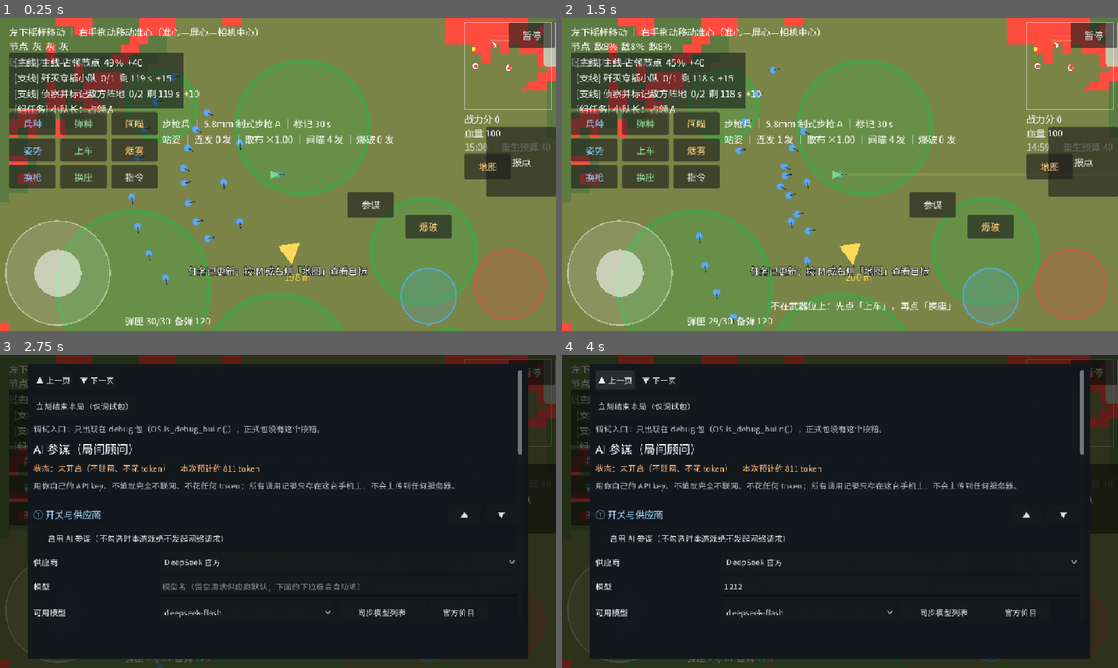
Above: before the commit, frames 1-4 (two rows, left to right).
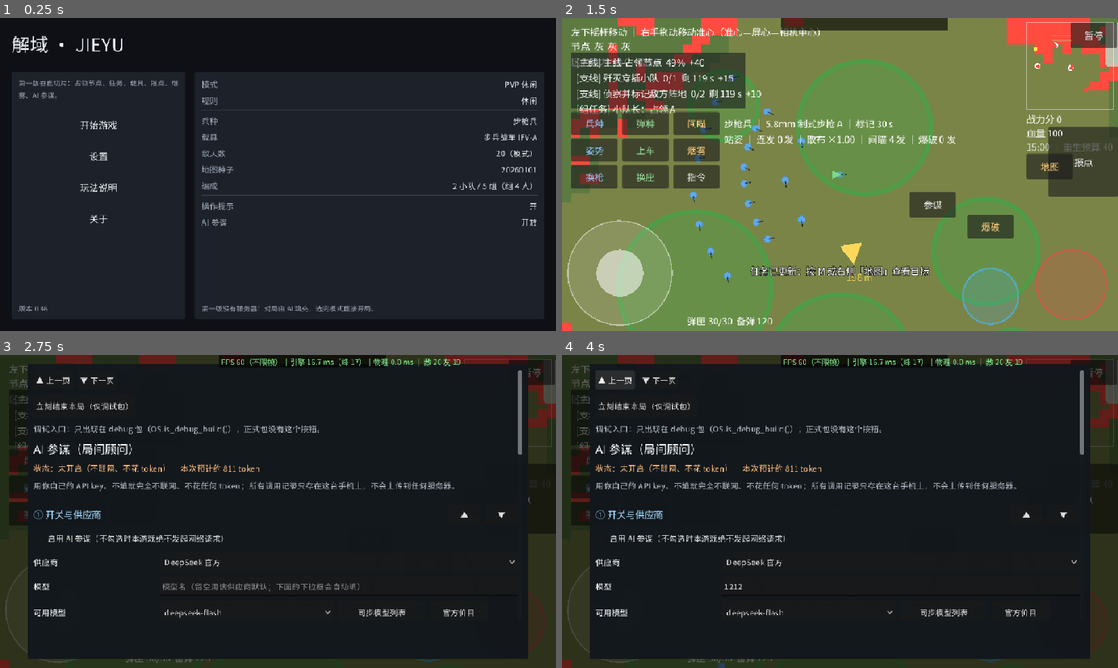
Above: after the commit, the same moments.

Repository: copperbookworm/jieyu-tactics
Game: Godot game, scene res://scenes/_measure_boot.tscn
Two runs of this game, one before a commit and one after it. Both use one fixed random seed, a clock stepped at 60 frames per second and the inputs below. This scene is started directly instead of the project's main scene.
Inputs (mouse positions are in pixels of both pictures, inside the frame that each line leads up to):
- Up to frame 1 (0.25 s): no input
- Up to frame 2 (1.5 s): click (662, 124) at 0.5 s, where only the run after the commit has a clickable "开始游戏"; click (1045, 299) at 1.25 s, where only the run after the commit has a clickable "开始对局"
- Up to frame 3 (2.75 s): click "参谋" at 2 s
- Up to frame 4 (4 s): click (901, 586) at 2.77 s; type "12" at 2.85 s; click (901, 655) at 3 s; type "12" at 3.08 s; click "▲ 上一页" at 3.5 s

The runs differ from the first frame. In frame 1, 99% of the frame differs, in the area x 0-100%, y 0-100%; in frame 2, 2.9%; in frame 3, 1.0%; in frame 4, 1.0%.

Commit message:
真机帧时间对照：大厅 60 fps / 20v20 对局 >=7.6 fps（瓶颈是我们的负载，设备不限帧）；gfxinfo 对 Godot 无效，真机口径改用引擎自报

Diff:
--- a/scenes/_measure_boot.gd
+++ b/scenes/_measure_boot.gd
@@ -1,18 +1,16 @@
 extends Node
 
-## 【临时 · 只用于真机帧时间采样，跑完就删】
-## 为什么需要它：平板的大厅 UI 点不动（三种坐标映射都试过；logcat 显示华为 ITouchService
-## 把本包当「非游戏」、系统还会 fastHibernation 挂起），所以直接按 PVP_RANKED 口径起对局。
-##
-## 为什么自带 FPS 打印：dumpsys gfxinfo 对 Godot **结构性无效** —— Godot 走原生 SurfaceView
-## 渲染，不进 HWUI 的 View 体系，实测永远是「Total frames rendered: 0」+ 4950 ms 占位百分位。
-## 所以真机帧时间用**引擎自报**：_process 逐帧收 delta，每 5 s 打一行 p50 / p95 / max。
-## 口径：真机 · 满负载（20 敌 + 19 友）· 玩家不动 · 引擎 TIME_FPS + 逐帧 delta 百分位。
-## 采样的是「满负载稳态」，不是「操作瞬间」—— 玩家不动就没有输入密度，这一点必须写在结论里。
+## 【临时 · 真机帧时间对照实验，跑完就删】
+## 对照设计：同一个 FPS 记录器，只换启动目标 —— 起大厅（几个 Control 节点、几乎无 AI）
+## 还是起 20v20 对局。用来分清「设备限帧」还是「我们的负载」：
+##   大厅也 ~7 fps ⇒ 设备/策略限帧；大厅 60 fps 而对局 7.6 ⇒ 是我们的负载。
+## 背景：dumpsys gfxinfo 对 Godot 结构性无效（SurfaceView 不进 HWUI，永远 0 帧 + 4950 ms 占位），
+## 所以真机帧时间用引擎自报：_process 逐帧收 delta，每 5 s 打 p50/p95/p99/max + Engine FPS。
 
 const ModeTableScript := preload("res://data/config/ModeTable.gd")
 const MatchRulesScript := preload("res://systems/match/MatchRules.gd")
 
+const BOOT_LOBBY := true      # true = 对照组（大厅）；false = 实验组（20 v 20 对局）
 const WINDOW_S := 5.0
 
 var _samples: Array = []
@@ -21,11 +19,16 @@
 
 
 func _ready() -> void:
+	if BOOT_LOBBY:
+		add_child((load("res://scenes/app/App.tscn") as PackedScene).instantiate())
+		print("[测量包] 对照组：已起大厅 App.tscn")
+		return
 	MatchRulesScript.set_mode(ModeTableScript.Mode.PVP_RANKED)
 	var main = (load("res://scenes/gameplay/Main.tscn") as PackedScene).instantiate()
 	main.enemy_count = ModeTableScript.enemy_count(ModeTableScript.Mode.PVP_RANKED)
 	add_child(main)
-	print("[测量包] 已按 PVP_RANKED 起对局：敌人 %d、队友 %d" % [main.enemy_count, MatchRulesScript.ally_count()])
+	print("[测量包] 实验组：已按 PVP_RANKED 起对局（敌人 %d、队友 %d）"
+			% [main.enemy_count, MatchRulesScript.ally_count()])
 
 
 func _process(delta: float) -> void:
@@ -41,10 +44,7 @@
 	var p50: float = sorted[int(float(count) * 0.5)]
 	var p95: float = sorted[mini(int(float(count) * 0.95), count - 1)]
 	var p99: float = sorted[mini(int(float(count) * 0.99), count - 1)]
-	var worst: float = sorted[count - 1]
-	print("[测帧] t=%.0fs 帧数=%d 引擎FPS=%.1f | 帧时间 p50=%.1f ms p95=%.1f ms p99=%.1f ms max=%.1f ms"
-			% [_elapsed, count, Engine.get_frames_per_second(), p50, p95, p99, worst])
+	print("[测帧] 对照=%s t=%.0fs 帧数=%d 引擎FPS=%.1f | 帧时间 p50=%.1f ms p95=%.1f ms p99=%.1f ms max=%.1f ms"
+			% ["大厅" if BOOT_LOBBY else "对局", _elapsed, count,
+			Engine.get_frames_per_second(), p50, p95, p99, sorted[count - 1]])
 	_samples.clear()
-
-
-## 用真实按键退出（测量完不必强杀）：这里不做，交给 adb am force-stop
Not shown, changed: docs/性能预算.md
